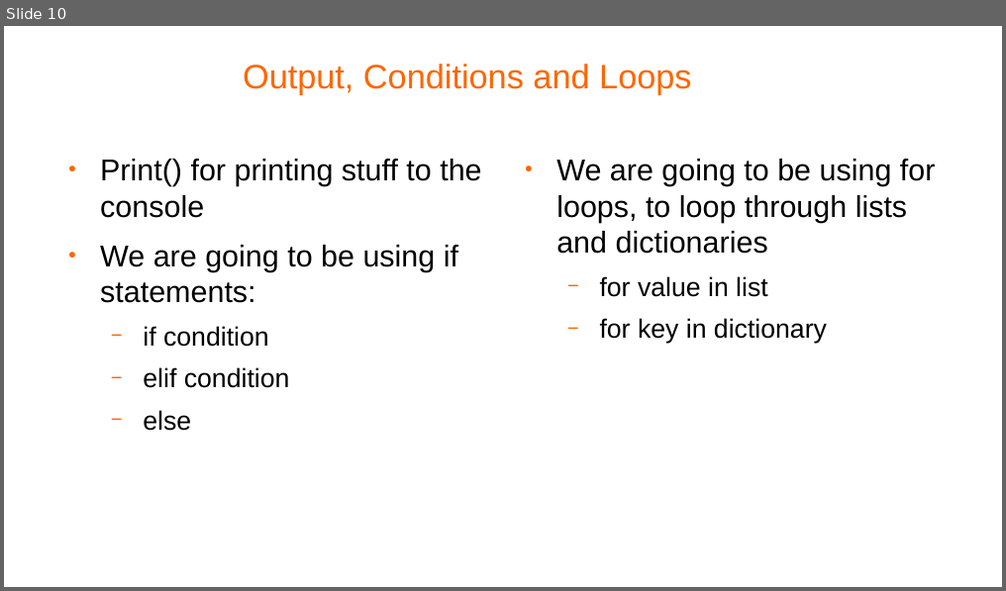
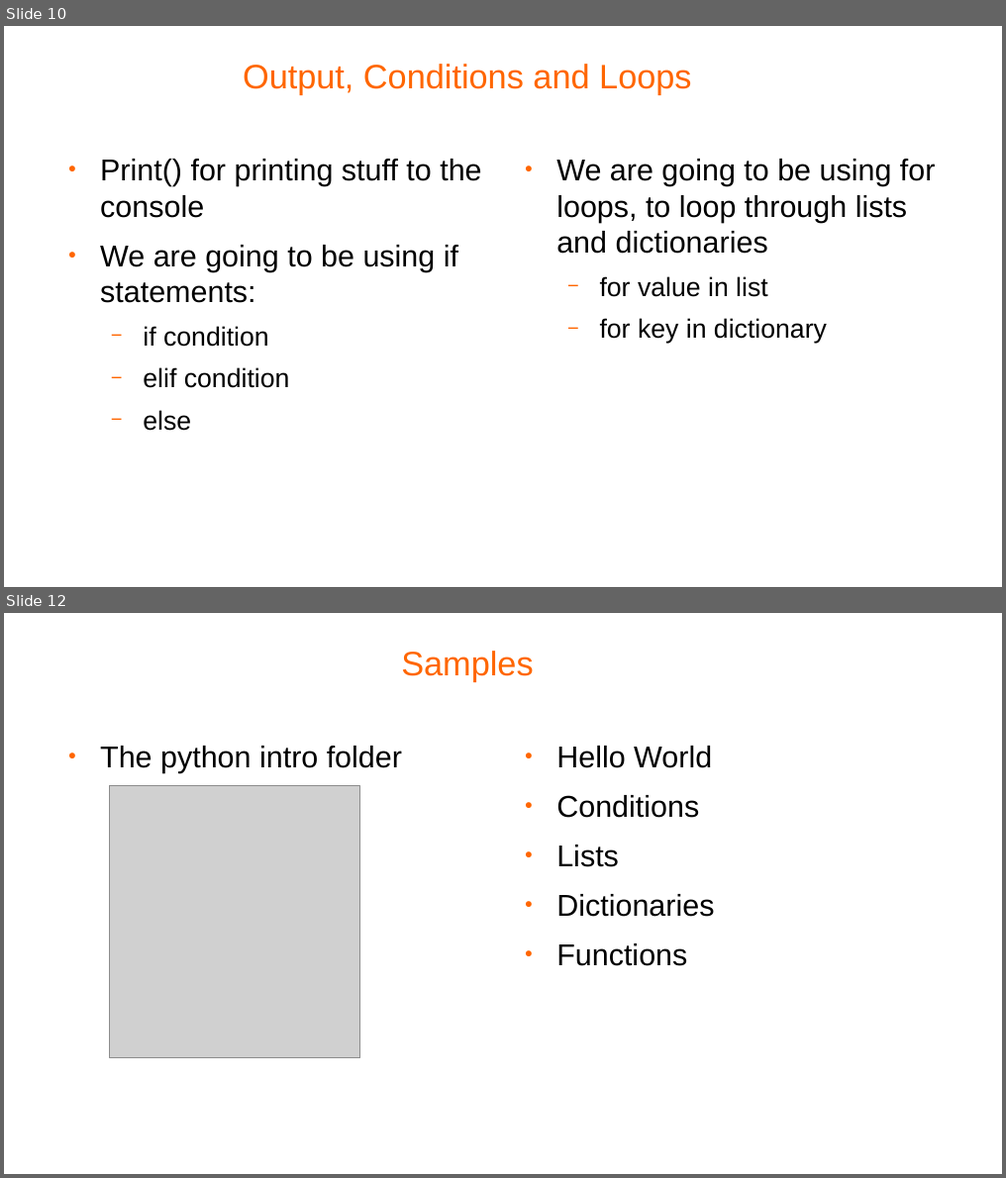
Before and after one commit to pellcorp/coding, a slide deck: docs/python coding.odp. Shown one above the other, each under a label of ours: slide 10 before the commit, slides 10 and 12 after it; the slides between them are not shown. The pictures are 1006x591 and 1006x1178 pixels, drawn with LibreOffice and Linux fonts; fonts in the diff are those of the drawing; grey boxes stand for pictures; background and template pictures are left out. Boxes give left, top, right and bottom in pixels: in the first picture for what was removed or moved away, otherwise in the second. Text is boxed around its words. In the diff, an @@ line names an element or a change of style, - is before the commit and + after.

```diff
--- a/docs/python coding.odp
+++ b/docs/python coding.odp
@@ slide 12 added at (x1=4, y1=613, x2=1002, y2=1174), background #FFFFFF @@
@@ title added at (x1=401, y1=651, x2=533, y2=681), 27 pt, text #FF6600 @@
+Samples
@@ text added at (x1=100, y1=746, x2=402, y2=773), 24 pt, text #000000 @@
+● The python intro folder
@@ text added at (x1=556, y1=746, x2=714, y2=966), 24 pt, text #000000 @@
+● Hello World
+● Conditions
+● Lists
+● Dictionaries
+● Functions
@@ picture added at (x1=110, y1=786, x2=360, y2=1059) @@
```
Also in this commit, not shown: 1 slide changed, 11 other files.
